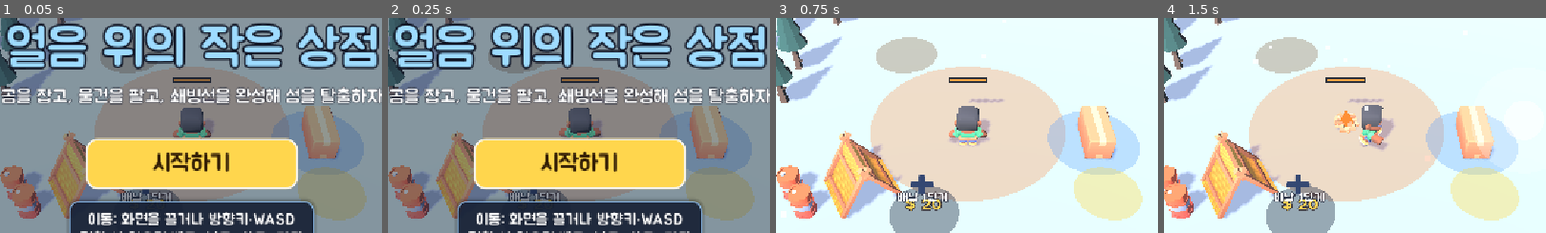
Above: before the commit, frames 1-4 (left to right).
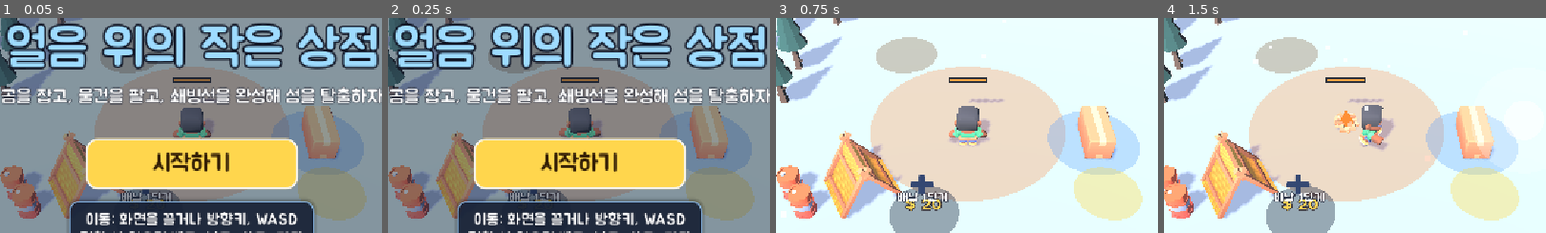
Above: after the commit, the same moments.

Repository: kimpro4214/FrostCamp
Game: Godot game, scene res://frost_camp/scenes/main.tscn
Same seed, same stepped clock (60 frames per second), same inputs: the game is played once before the commit and once after it.
Inputs (mouse positions are % of the whole screen's width and height, from its top left):
- Up to frame 1 (0.05 s): no input
- Up to frame 2 (0.25 s): no input
- Up to frame 3 (0.75 s): click "시작하기" at 0.5 s
- Up to frame 4 (1.5 s): tap Enter (ui_accept) at 1.25 s; move the mouse to (72, 45) at 1.27 s; hold D from 1.28 s (still down); click (72, 45) at 1.42 s
The pictures show only the part of the screen within x 25-75%, y 21-71%; the shares and areas given below are measured in that part.

The runs differ from the first frame. In frame 1, 2.2% of the frame differs, in the area x 22-78%, y 90-97%; in frame 2, 2.2%; in frame 3, nothing differs; in frame 4, nothing differs.

Commit message:
fix: 프로스트 캠프 웹 글꼴에 없는 ·, ★ 글자를 쉼표와 별 아이콘으로 바꿈

Diff:
--- a/frost_camp/scenes/tree_view.gd
+++ b/frost_camp/scenes/tree_view.gd
@@ -35,7 +35,7 @@
 var _chips: CPUParticles3D
 var _snow: CPUParticles3D
 var _crystal_material: StandardMaterial3D
-var _star: Label3D
+var _star: Sprite3D
 var _glowing := false
 
 @onready var _crown: Node3D = $Crown
@@ -65,11 +65,11 @@
 	sim.tree_hit.connect(_on_tree_hit)
 	sim.tree_felled.connect(_on_tree_felled)
 	if crystal:
-		_star = Label3D.new()
-		_star.text = "★"
+		_star = Sprite3D.new()
+		_star.texture = preload("res://frost_camp/assets/icons/star.png")
 		_star.billboard = BaseMaterial3D.BILLBOARD_ENABLED
-		_star.font_size = 120
-		_star.outline_size = 16
+		_star.no_depth_test = true
+		_star.pixel_size = 0.009
 		_star.modulate = GLOW_COLOR
 		_star.position.y = 2.6
 		_star.visible = false
--- a/frost_camp/ui/hud.gd
+++ b/frost_camp/ui/hud.gd
@@ -173,7 +173,7 @@
 			_raid_label.text = "북극곰이 몰려온다! %d" % ceili(raid.time_left)
 			_raid_label.modulate = WARNING_COLOR
 		Raid.State.ATTACKING:
-			_raid_label.text = "습격 %d웨이브 · 남은 곰 %d" % [raid.wave, raid.alive_count()]
+			_raid_label.text = "습격 %d웨이브, 남은 곰 %d" % [raid.wave, raid.alive_count()]
 			_raid_label.modulate = WARNING_COLOR
 		Raid.State.WAITING:
 			if _clear_left > 0.0:
--- a/frost_camp/ui/result.gd
+++ b/frost_camp/ui/result.gd
@@ -2,11 +2,13 @@
 ## 엔딩 결과 화면. 탈출 시간에 따른 별 등급과 플레이 기록(시간, 번 돈, 잡은 곰, 일꾼)을 줄마다 보여 주고 다시 시작할 수 있다.
 
 const UiStyle := preload("res://frost_camp/ui/ui_style.gd")
+const StarIcon := preload("res://frost_camp/assets/icons/star.png")
+const EMPTY_STAR := Color(0.3, 0.34, 0.45)
 ## 이 시간(분) 안에 탈출하면 별 3개, 다음 값 안이면 2개, 아니면 1개
 const STAR_MINUTES := [25.0, 30.0]
 
 var _rows: GridContainer
-var _stars: Label
+var _stars: HBoxContainer
 
 @onready var _box: VBoxContainer = $Center/Panel/Box
 
@@ -18,8 +20,16 @@
 	var title: Label = $Center/Panel/Box/Title
 	title.add_theme_color_override("font_outline_color", UiStyle.OUTLINE)
 	title.add_theme_constant_override("outline_size", 10)
-	_stars = UiStyle.label("", 64, UiStyle.GOLD)
-	_stars.horizontal_alignment = HORIZONTAL_ALIGNMENT_CENTER
+	_stars = HBoxContainer.new()
+	_stars.alignment = BoxContainer.ALIGNMENT_CENTER
+	_stars.add_theme_constant_override("separation", 12)
+	for i in 3:
+		var star := TextureRect.new()
+		star.texture = StarIcon
+		star.custom_minimum_size = Vector2(64, 64)
+		star.expand_mode = TextureRect.EXPAND_IGNORE_SIZE
+		star.stretch_mode = TextureRect.STRETCH_KEEP_ASPECT_CENTERED
+		_stars.add_child(star)
 	_box.add_child(_stars)
 	_box.move_child(_stars, 1)
 	_rows = GridContainer.new()
@@ -37,7 +47,8 @@
 	var seconds := int(sim.time)
 	var minutes := sim.time / 60.0
 	var stars := 3 if minutes <= STAR_MINUTES[0] else (2 if minutes <= STAR_MINUTES[1] else 1)
-	_stars.text = "★".repeat(stars) + "☆".repeat(3 - stars)
+	for i in 3:
+		_stars.get_child(i).modulate = UiStyle.GOLD if i < stars else EMPTY_STAR
 	for child in _rows.get_children():
 		child.queue_free()
 	for row in [
--- a/frost_camp/ui/title.gd
+++ b/frost_camp/ui/title.gd
@@ -44,7 +44,7 @@
 	help.add_theme_stylebox_override("panel", UiStyle.panel(14, 16.0))
 	help.size_flags_horizontal = Control.SIZE_SHRINK_CENTER
 	box.add_child(help)
-	var tips := UiStyle.label("이동: 화면을 끌거나 방향키·WASD\n멈춰 서 있으면 베고, 낚고, 사고, 판다", 24)
+	var tips := UiStyle.label("이동: 화면을 끌거나 방향키, WASD\n멈춰 서 있으면 베고, 낚고, 사고, 판다", 24)
 	tips.horizontal_alignment = HORIZONTAL_ALIGNMENT_CENTER
 	help.add_child(tips)
 	start.grab_focus.call_deferred()
